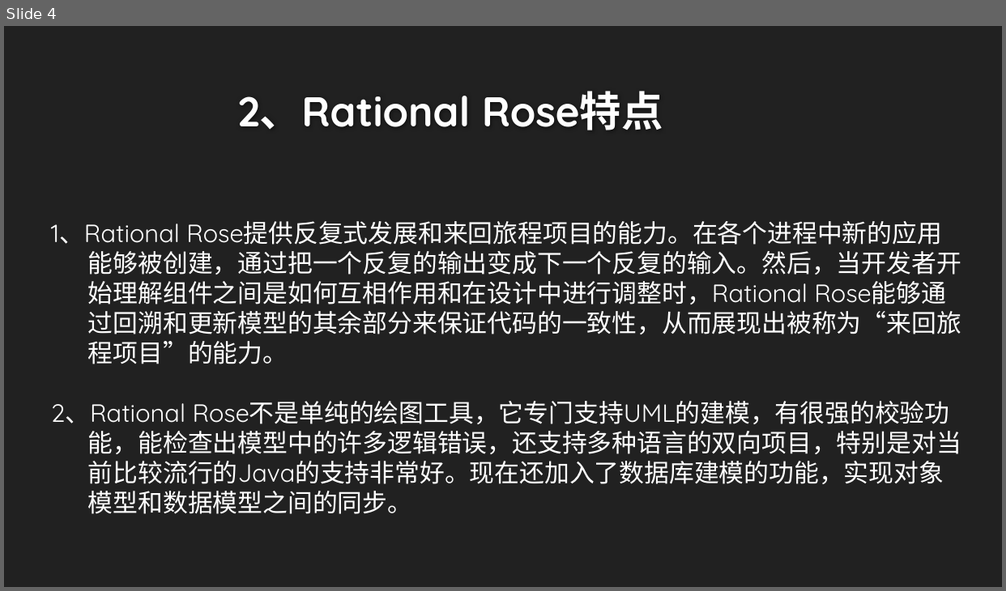
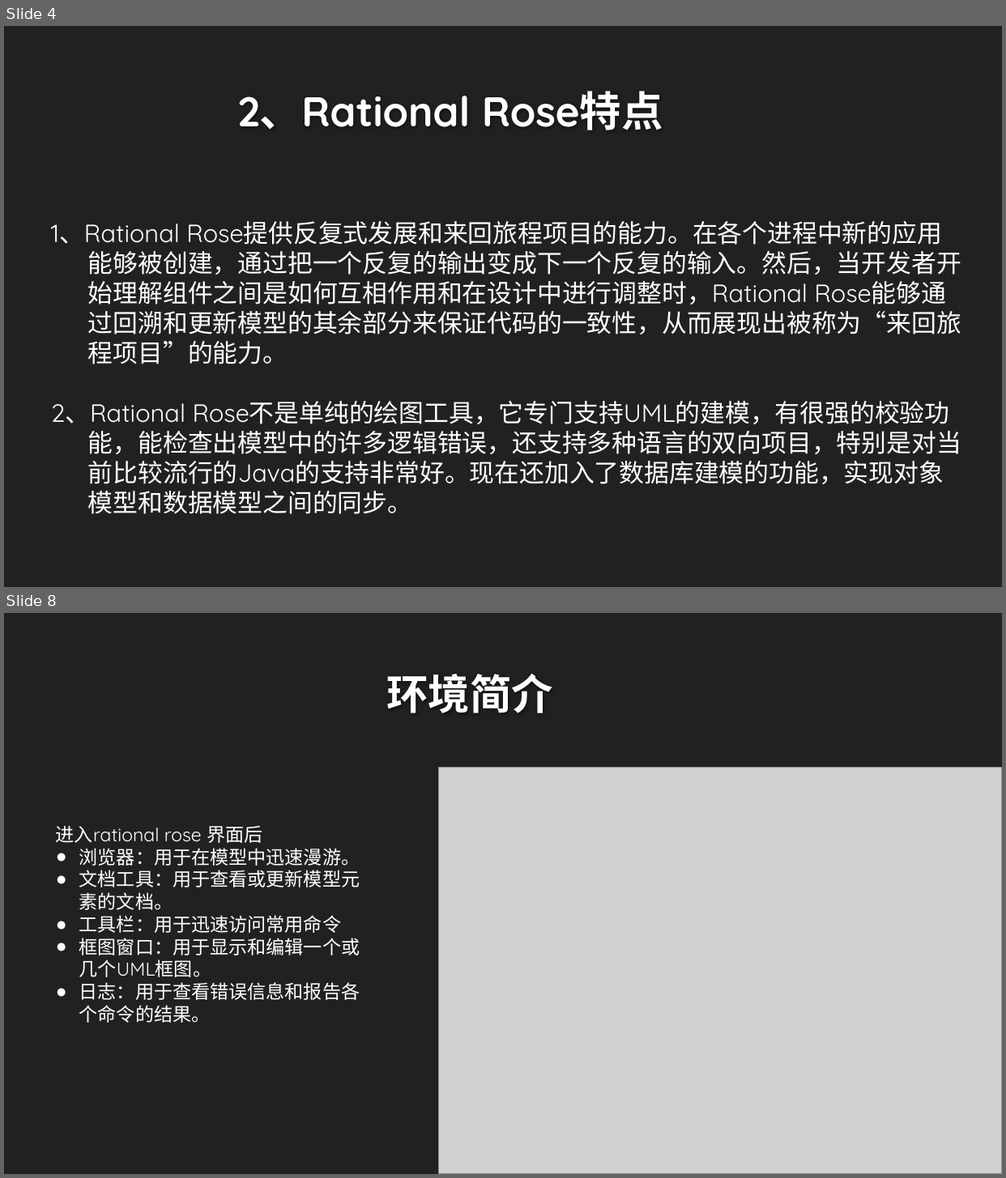
Before and after one commit to twn422/PRD2017, a slide deck: PRD-2017-G24/STW/非受控文件/翻转课堂作业/UML工具：Rational Rose/UML工具：Rational Rose.pptx. Shown one above the other, each under a label of ours: slide 4 before the commit, slides 4 and 8 after it; the slides between them are not shown. The pictures are 1006x591 and 1006x1178 pixels, drawn with LibreOffice and Linux fonts; fonts in the diff are those of the drawing; grey boxes stand for pictures; background and template pictures are left out. Boxes give left, top, right and bottom in pixels: in the first picture for what was removed or moved away, otherwise in the second. Text is boxed around its words. In the diff, an @@ line names an element or a change of style, - is before the commit and + after.

```diff
--- a/PRD-2017-G24/STW/非受控文件/翻转课堂作业/UML工具：Rational Rose/UML工具：Rational Rose.pptx
+++ b/PRD-2017-G24/STW/非受控文件/翻转课堂作业/UML工具：Rational Rose/UML工具：Rational Rose.pptx
@@ slide 8 added at [4, 613, 1002, 1174], background #212121 @@
@@ title added at [387, 674, 553, 713], 40 pt, text #FEFEFE, bold @@
+环境简介
@@ picture added at [439, 767, 1002, 1174] @@
@@ text added at [56, 826, 360, 1023], 18 pt, text #FFFFFF @@
+进入rational rose 界面后
+● 浏览器：用于在模型中迅速漫游。
+● 文档工具：用于查看或更新模型元素的文档。
+● 工具栏：用于迅速访问常用命令
+● 框图窗口：用于显示和编辑一个或几个UML框图。
+● 日志：用于查看错误信息和报告各个命令的结果。
```
Also in this commit, not shown: 4 slides changed, 9 other slides added, 3 slides removed, 2 other files.
